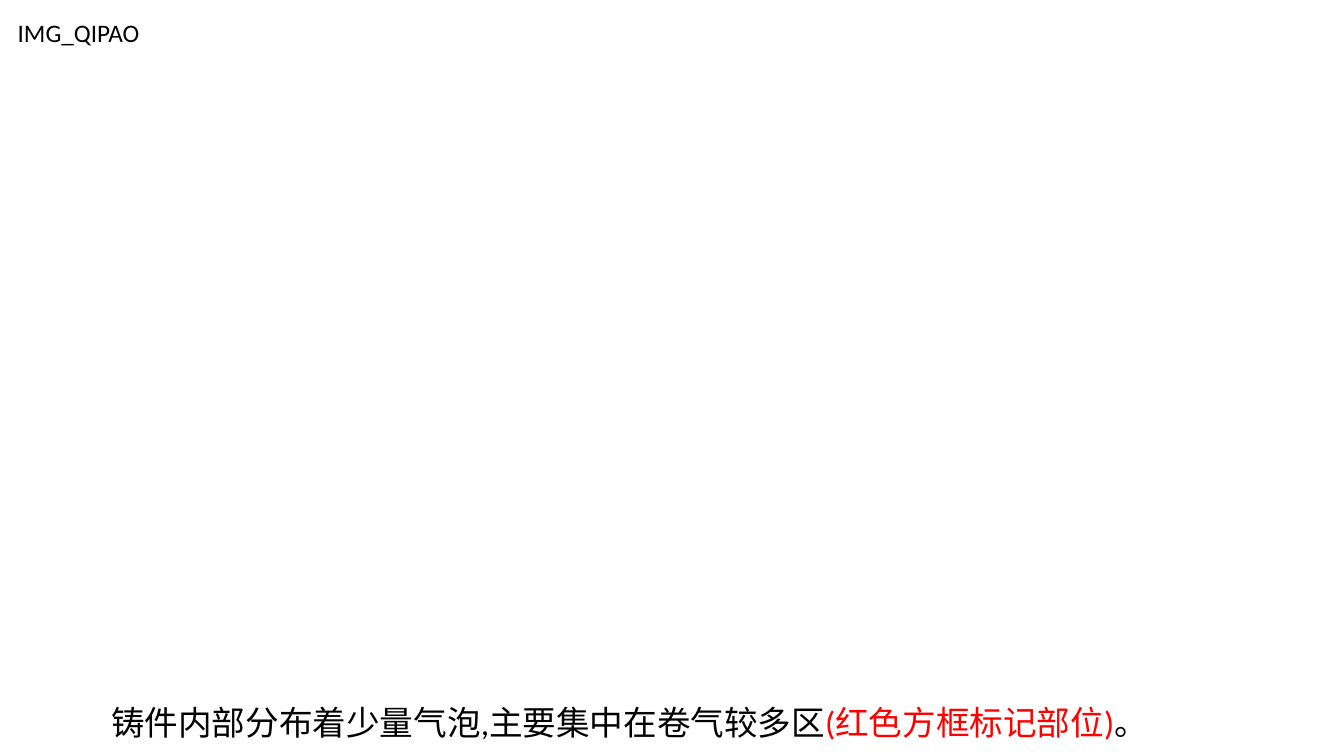
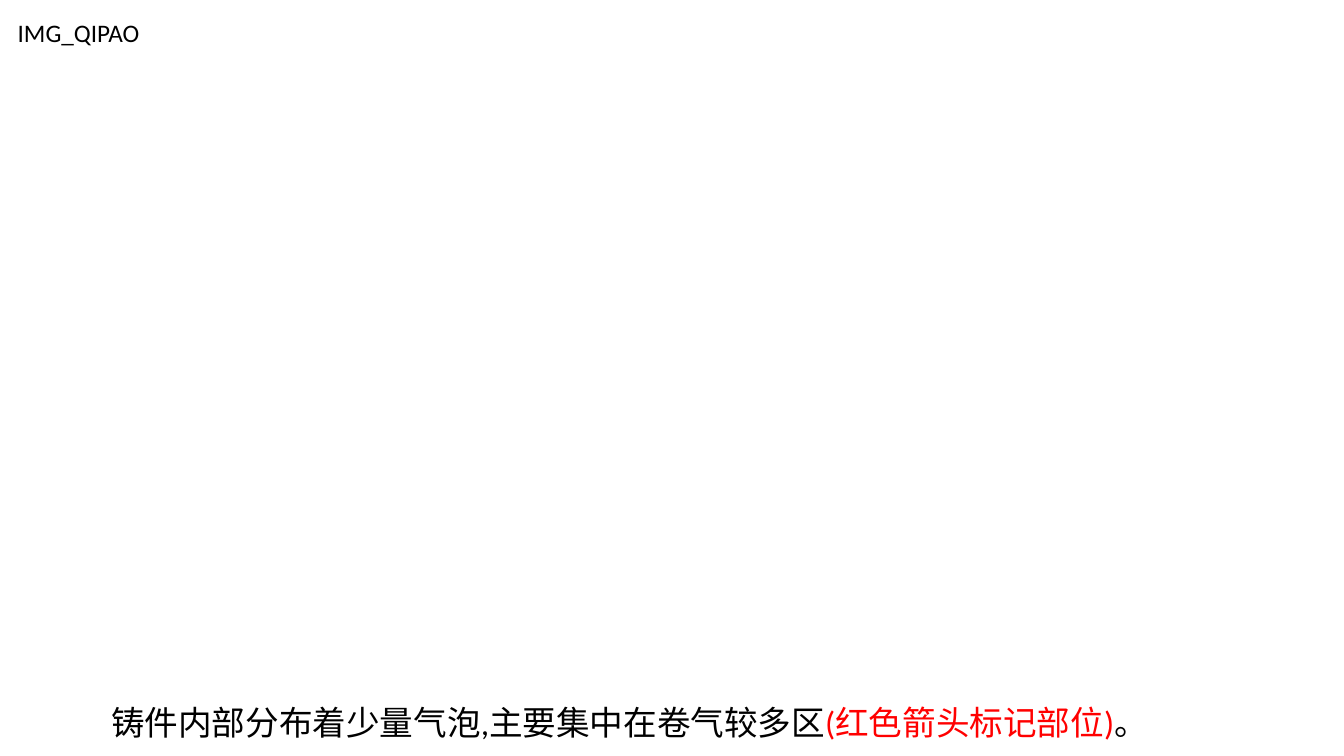
Before and after one commit to caomaowu/-----, a slide deck: slide 11 of 自动化模板4.pptx. Drawn at 1344x756 pixels with LibreOffice and Linux fonts; fonts in the diff are those of the drawing. Boxes give left, top, right and bottom in pixels: in the first picture for what was removed or moved away, otherwise in the second. Text is boxed around its words. In the diff, an @@ line names an element or a change of style, - is before the commit and + after.

```diff
--- a/自动化模板4.pptx
+++ b/自动化模板4.pptx
@@ text at (111, 706, 1148, 740): text changed @@
-铸件内部分布着少量气泡,主要集中在卷气较多区(红色方框标记部位)。
+铸件内部分布着少量气泡,主要集中在卷气较多区(红色箭头标记部位)。
```
Also in this commit, not shown: 6 other slides changed, 4 other files.
